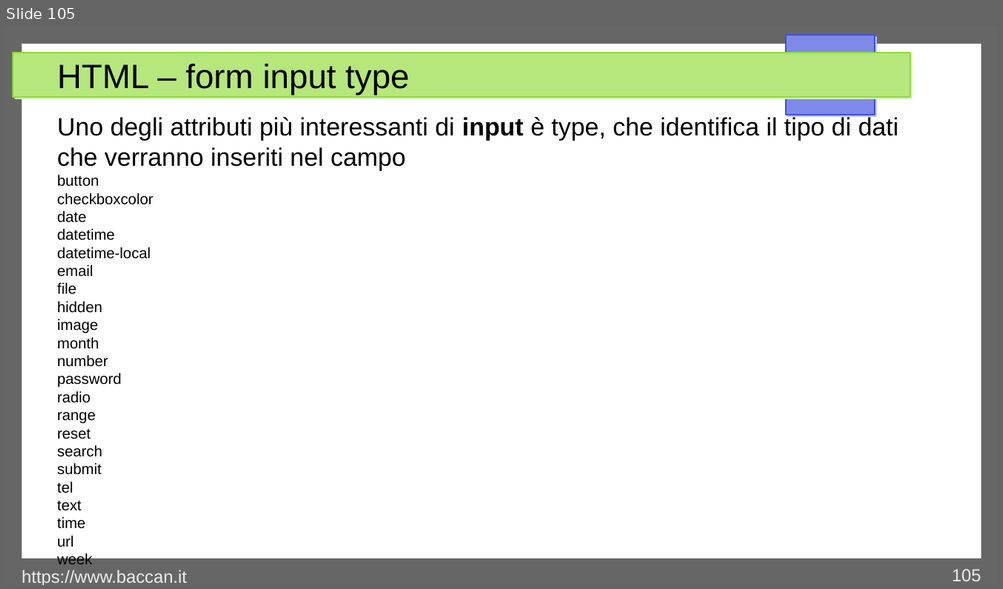
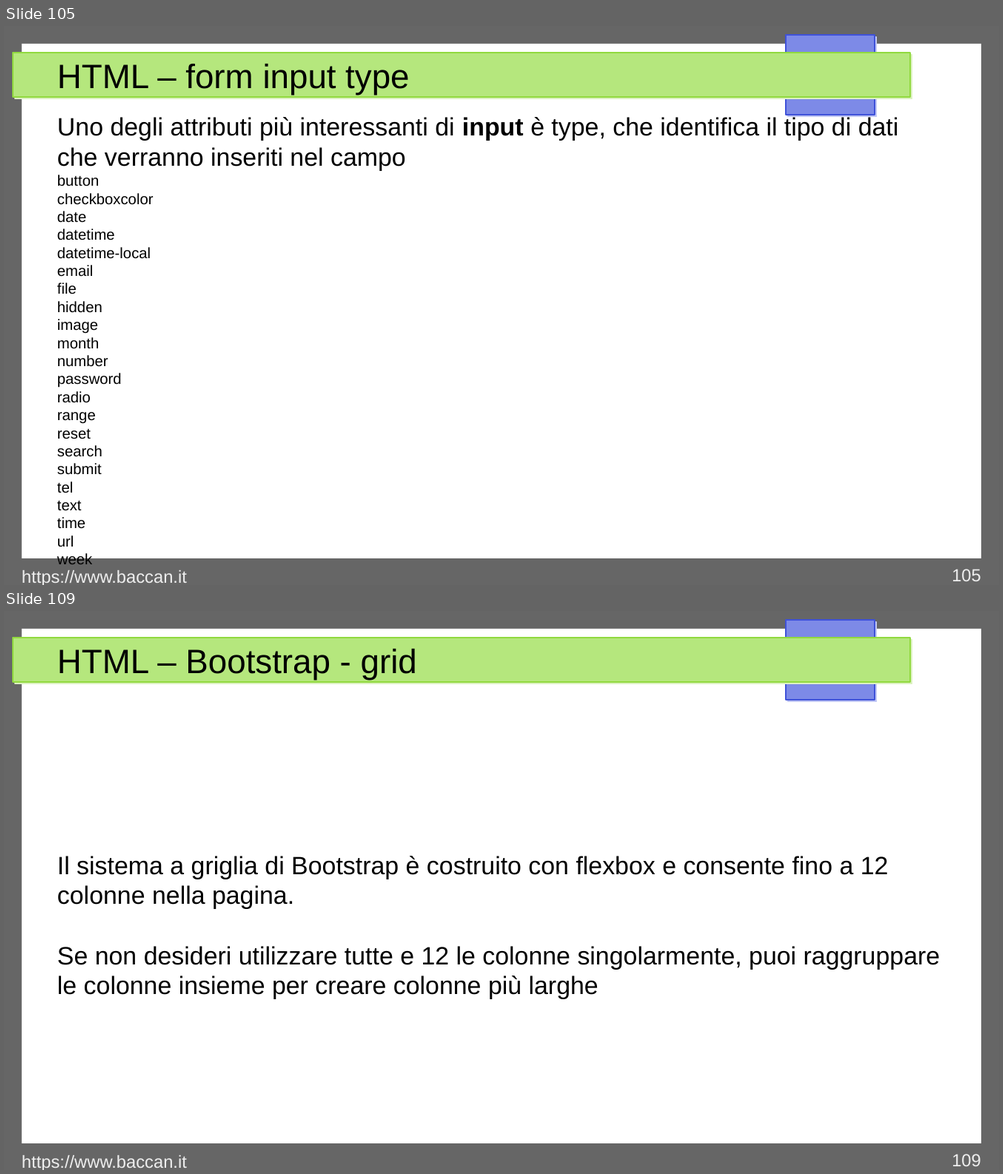
Before and after one commit to matteobaccan/CorsoHTML, a slide deck: Chapter_html.odp. Shown one above the other, each under a label of ours: slide 105 before the commit, slides 105 and 109 after it; the slides between them are not shown. The pictures are 1003x589 and 1003x1174 pixels, drawn with LibreOffice and Linux fonts; fonts in the diff are those of the drawing. Boxes give left, top, right and bottom in pixels: in the first picture for what was removed or moved away, otherwise in the second. Text is boxed around its words. In the diff, an @@ line names an element or a change of style, - is before the commit and + after.

Commit message:
Nuovi esercizi su bootstrap

```diff
--- a/Chapter_html.odp
+++ b/Chapter_html.odp
@@ slide 109 added at box(4, 611, 999, 1170), background #FFFFFF; not listed: 4 template elements that a slide beside it also shows @@
@@ title added at box(57, 649, 417, 680), 27 pt, text #000000 @@
+HTML – Bootstrap - grid
@@ text added at box(57, 856, 940, 999), 20 pt, text #000000 @@
+Il sistema a griglia di Bootstrap è costruito con flexbox e consente fino a 12 colonne nella pagina.
+Se non desideri utilizzare tutte e 12 le colonne singolarmente, puoi raggruppare le colonne insieme per creare colonne più larghe
@@ text added at box(22, 1156, 187, 1170), 14 pt, text #EEEEEE @@
+https://www.baccan.it
@@ page number added at box(951, 1154, 981, 1167), 14 pt, text #EEEEEE @@
+109
```
Also in this commit, not shown: 1 slide changed, 5 other slides added, 5 other files.
